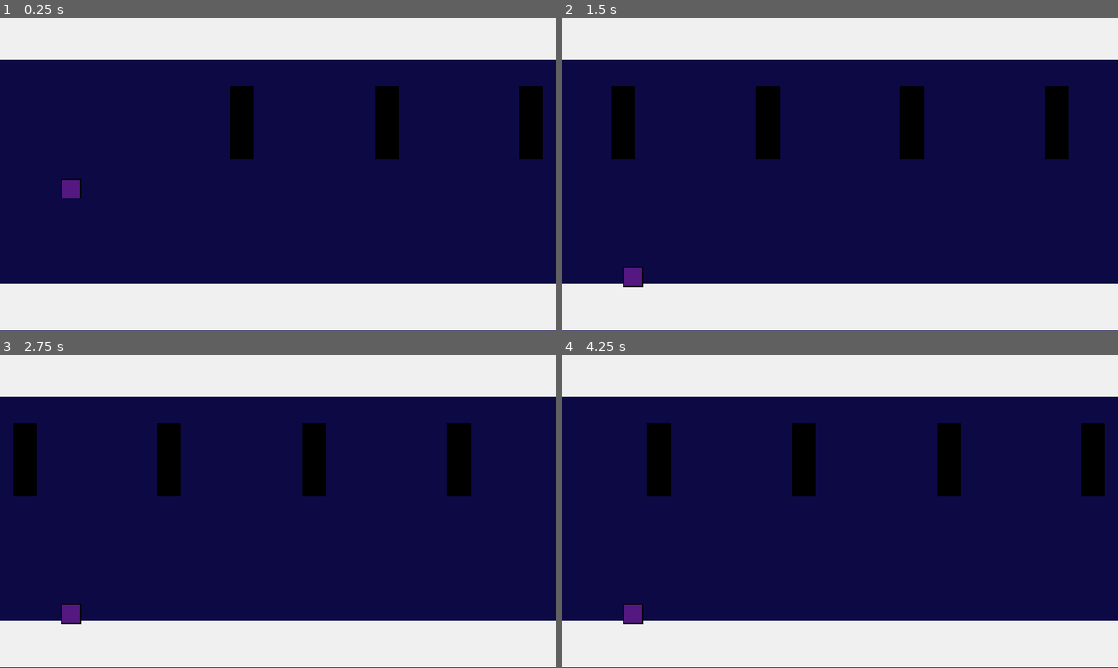
Above: before the commit, frames 1-4 (two rows, left to right).
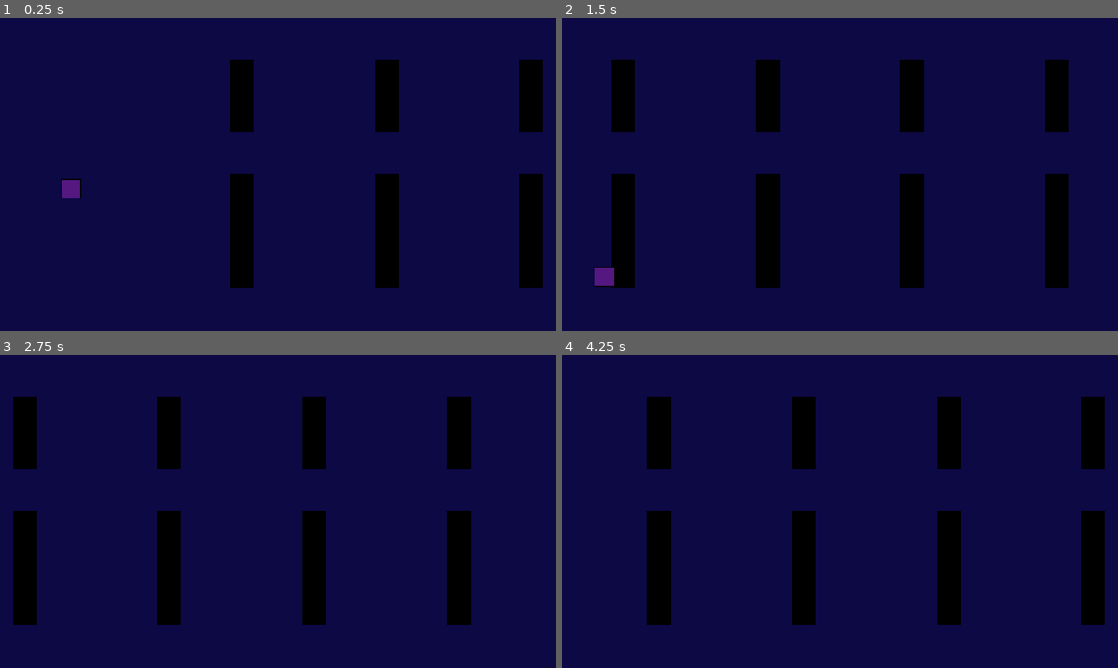
Above: after the commit, the same moments.

Repository: NileKnight1/flappy-bat
Game: Godot game, scene res://scenes/game.tscn
Two runs of this game, one before a commit and one after it. Both use one fixed random seed, a clock stepped at 60 frames per second and the inputs below. The project has no main scene, so this scene is started directly.
Inputs (mouse positions are in pixels of both pictures, inside the frame that each line leads up to):
- Up to frame 1 (0.25 s): no input
- Up to frame 2 (1.5 s): tap Enter at 0.5 s; move the mouse to (962, 158) at 0.52 s; hold Right from 0.53 s (still down); tap Alt at 0.6 s; click (962, 158) at 0.67 s; tap Space (jump) at 0.77 s; move the mouse to (728, 190) at 1.27 s; tap Shift at 1.35 s
- Up to frame 3 (2.75 s): tap Space (jump) at 1.52 s; move the mouse to (333, 442) at 2.02 s; release Right at 2.03 s; hold Left from 2.03 s (still down); tap Alt at 2.1 s
- Up to frame 4 (4.25 s): move the mouse to (812, 574) at 2.77 s; release Left at 2.78 s; hold Right from 2.78 s (still down); tap Shift at 2.85 s; click (812, 574) at 2.92 s; tap Space (jump) at 3.02, 3.77 s; move the mouse to (1006, 558) at 3.52 s; tap Alt at 3.6 s

The runs differ from the first frame. In frame 1, 35% of the frame differs, in the area x 0-100%, y 0-100%; in frame 2, 37%; in frame 3, 37%; in frame 4, 37%.

Commit message:
still working on spawnnnnn

Diff:
--- a/scenes/game.tscn
+++ b/scenes/game.tscn
@@ -7,7 +7,7 @@
 bg_color = Color(0.05164527, 0.035177767, 0.26976654, 1)
 
 [sub_resource type="StyleBoxFlat" id="StyleBoxFlat_yqjtg"]
-bg_color = Color(0.9372358, 0.93909746, 0.9372324, 1)
+bg_color = Color(0.94, 0.94, 0.94, 0.29411766)
 
 [sub_resource type="WorldBoundaryShape2D" id="WorldBoundaryShape2D_8jhjc"]
 
@@ -35,6 +35,7 @@
 position = Vector2(0, 113)
 
 [node name="ground" type="Panel" parent="map/boundaries" unique_id=680482850]
+visible = false
 offset_left = -730.0
 offset_top = -448.0
 offset_right = 661.0
@@ -42,6 +43,7 @@
 theme_override_styles/panel = SubResource("StyleBoxFlat_yqjtg")
 
 [node name="ground2" type="Panel" parent="map/boundaries" unique_id=179659455]
+visible = false
 offset_left = -730.0
 offset_top = 111.0
 offset_right = 661.0
--- a/scripts/game.gd
+++ b/scripts/game.gd
@@ -31,8 +31,8 @@
 
 var cur_x = 0
 var ref = preload("res://scenes/ref.tscn")
-var y1 = -111.0
-var y2 = 210.0
+var y1 = -140.0
+var y2 = 164
 
 var gap = 80
 
@@ -40,29 +40,42 @@
 # 150/150/148 -75
 
 func spawn_obstacle():
+	var temp_size = 150
+
 	var temp = ref.instantiate()
 	temp.position.x = cur_x
 	temp.position.y = y1
-	#print(temp.game)
-	temp.game = self
-	#print(temp.game)
-	var temp_size = 150
-	#print(-100 + (200-150)/2 )
 
+	temp.get_node("col").shape = temp.get_node("col").shape.duplicate()
+	temp.get_node("ref").get_node("col").shape = temp.get_node("ref").get_node("col").shape.duplicate()
+
+	temp.position.y = y1-((200-temp_size)/2)
+	temp.get_node("panel").position.y = -100 + (200-temp_size)/2
 	temp.get_node("panel").size.y = temp_size
-	temp.get_node("panel").position.y = -100 + (200-150)/2
 	temp.get_node("col").shape.size.y = temp_size
 	temp.get_node("ref").get_node("col").shape.size.y = temp_size-2
 
+	$map/obstacles.add_child(temp)
+
+	temp = ref.instantiate()
+	temp.position.x = cur_x
+	temp.position.y = y2
+	temp.game = self
+
+	temp.get_node("col").shape = temp.get_node("col").shape.duplicate()
+	temp.get_node("ref").get_node("col").shape = temp.get_node("ref").get_node("col").shape.duplicate()
+
+	temp.position.y = y2-(200-temp_size)
+	temp_size = 464-gap-temp_size
+	temp.get_node("panel").size.y = temp_size
+	temp.get_node("panel").position.y = -100 + (200-temp_size)/2
+	temp.get_node("col").shape.size.y = temp_size
+	temp.get_node("ref").get_node("col").shape.size.y = temp_size-2
+
+	# 200/164
+	#
 
 	$map/obstacles.add_child(temp)
-	#
-	#temp = ref.instantiate()
-	#temp.position.x = cur_x
-	#temp.position.y = y2
-	#temp.game = self
-	#$map/obstacles.add_child(temp)
-
 	cur_x += 300
 
 func _on_boundaries_body_entered(body: Node2D) -> void:
